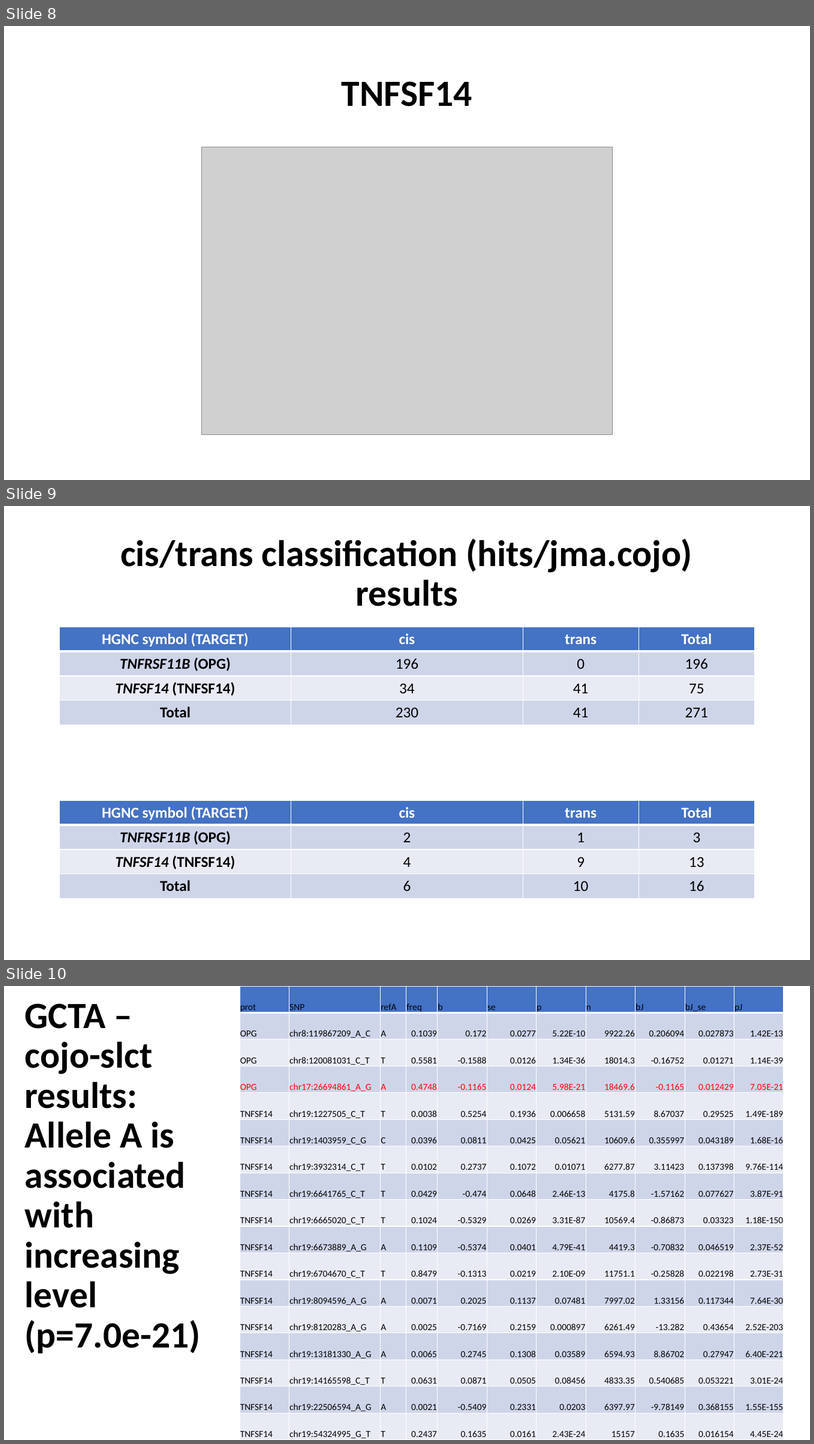
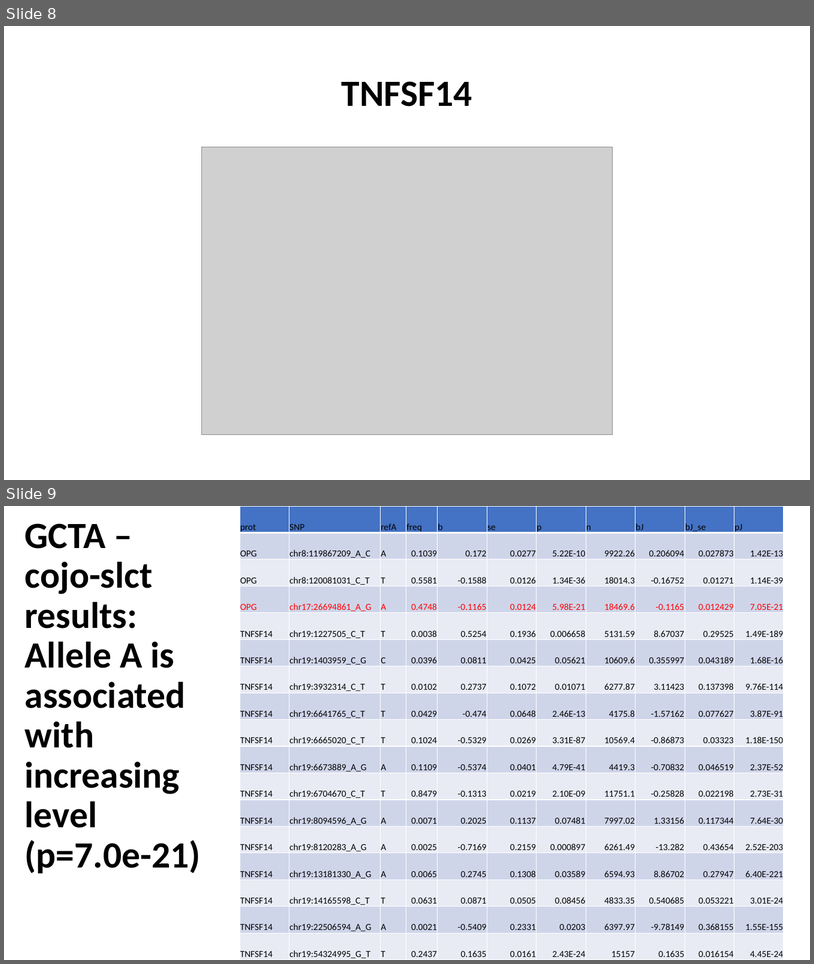
Before and after one commit to jinghuazhao/INF, a slide deck: doc/SCALLOP_INF1-121118.pptx. Shown one above the other, each under a label of ours: slides 8, 9 and 10 before the commit, slides 8 and 9 after it. The pictures are 814x1444 and 814x964 pixels, drawn with LibreOffice and Linux fonts; fonts in the diff are those of the drawing; grey boxes stand for pictures. Boxes give left, top, right and bottom in pixels: in the first picture for what was removed or moved away, otherwise in the second. Text is boxed around its words. In the diff, an @@ line names an element or a change of style, - is before the commit and + after.

Commit message:
Documents and auxiliary files

```diff
--- a/doc/SCALLOP_INF1-121118.pptx
+++ b/doc/SCALLOP_INF1-121118.pptx
@@ slide 9 removed at <box>4,506,810,960</box>, background #FFFFFF @@
@@ title removed at <box>120,538,693,606</box> @@
-cis/trans classification (hits/jma.cojo) results
@@ table removed at <box>60,627,755,725</box>, 4 rows, 4 columns @@
-HGNC symbol (TARGET) | cis | trans | Total
-TNFRSF11B (OPG) | 196 | 0 | 196
-TNFSF14 (TNFSF14) | 34 | 41 | 75
-Total | 230 | 41 | 271
@@ table removed at <box>60,800,755,898</box>, 4 rows, 4 columns @@
-HGNC symbol (TARGET) | cis | trans | Total
-TNFRSF11B (OPG) | 2 | 1 | 3
-TNFSF14 (TNFSF14) | 4 | 9 | 13
-Total | 6 | 10 | 16
@@ what was slide 10 is now slide 9 @@
```
